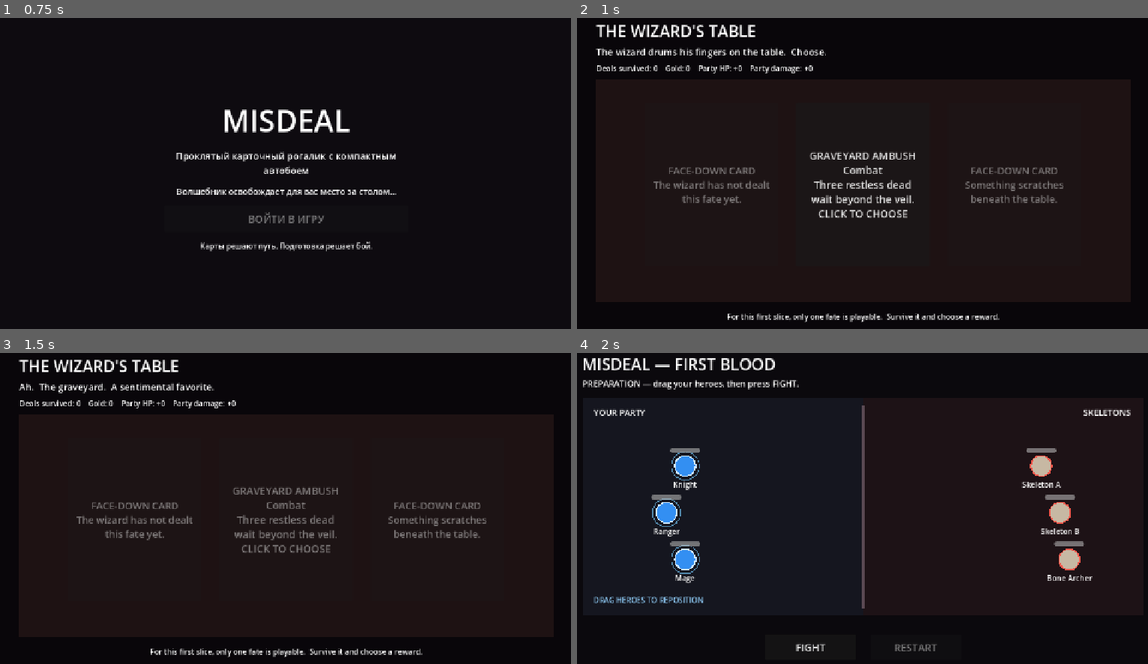
Above: before the commit, frames 1-4 (two rows, left to right).
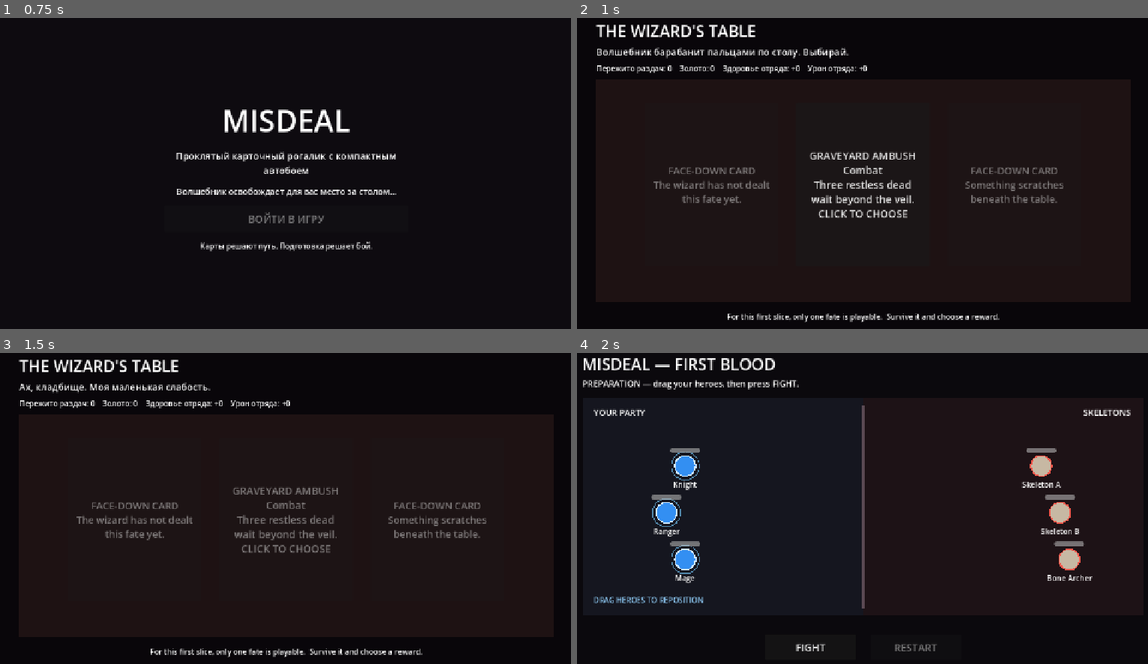
Above: after the commit, the same moments.

Repository: zampolit73/Misdeal
Game: Godot game, scene res://scenes/main/main.tscn
The game is run twice, just before and just after one commit, with the same random seed, the same clock (stepped at 60 frames per second) and the same inputs.
Inputs:
- Up to frame 1 (0.75 s): click "ВОЙТИ В ИГРУ" at 0.5 s
- Up to frame 2 (1 s): no input
- Up to frame 3 (1.5 s): click "GRAVEYARD AMBUSH Combat Three…" at 1.25 s
- Up to frame 4 (2 s): no input

Frame 1 is identical in both runs. In frame 2, 1.3% of the frame differs, in the area x 3-51%, y 9-18%; in frame 3, 1.1%; in frame 4, less than 0.1%.

Commit message:
Translate player-facing text to Russian

Diff:
--- a/scripts/table/table.gd
+++ b/scripts/table/table.gd
@@ -11,7 +11,7 @@
 	_refresh_table()
 
 func _refresh_table() -> void:
-	stats_label.text = "Deals survived: %d    Gold: %d    Party HP: +%d    Party damage: +%d" % [
+	stats_label.text = "Пережито раздач: %d    Золото: %d    Здоровье отряда: +%d    Урон отряда: +%d" % [
 		RunState.deals_survived,
 		RunState.gold,
 		int(RunState.party_hp_bonus),
@@ -19,15 +19,15 @@
 	]
 
 	if RunState.deals_survived == 0:
-		wizard_line.text = "The wizard drums his fingers on the table.  Choose."
+		wizard_line.text = "Волшебник барабанит пальцами по столу. Выбирай."
 	else:
-		wizard_line.text = "Still here?  How inconvenient.  Another card, then."
+		wizard_line.text = "Всё ещё здесь? Какая досада. Тогда ещё одна карта."
 
 	locked_card_left.disabled = true
 	locked_card_right.disabled = true
 
 func _on_graveyard_pressed() -> void:
 	graveyard_button.disabled = true
-	wizard_line.text = "Ah.  The graveyard.  A sentimental favorite."
+	wizard_line.text = "Ах, кладбище. Моя маленькая слабость."
 	await get_tree().create_timer(0.3).timeout
 	get_tree().change_scene_to_file("res://scenes/battle/battle.tscn")
